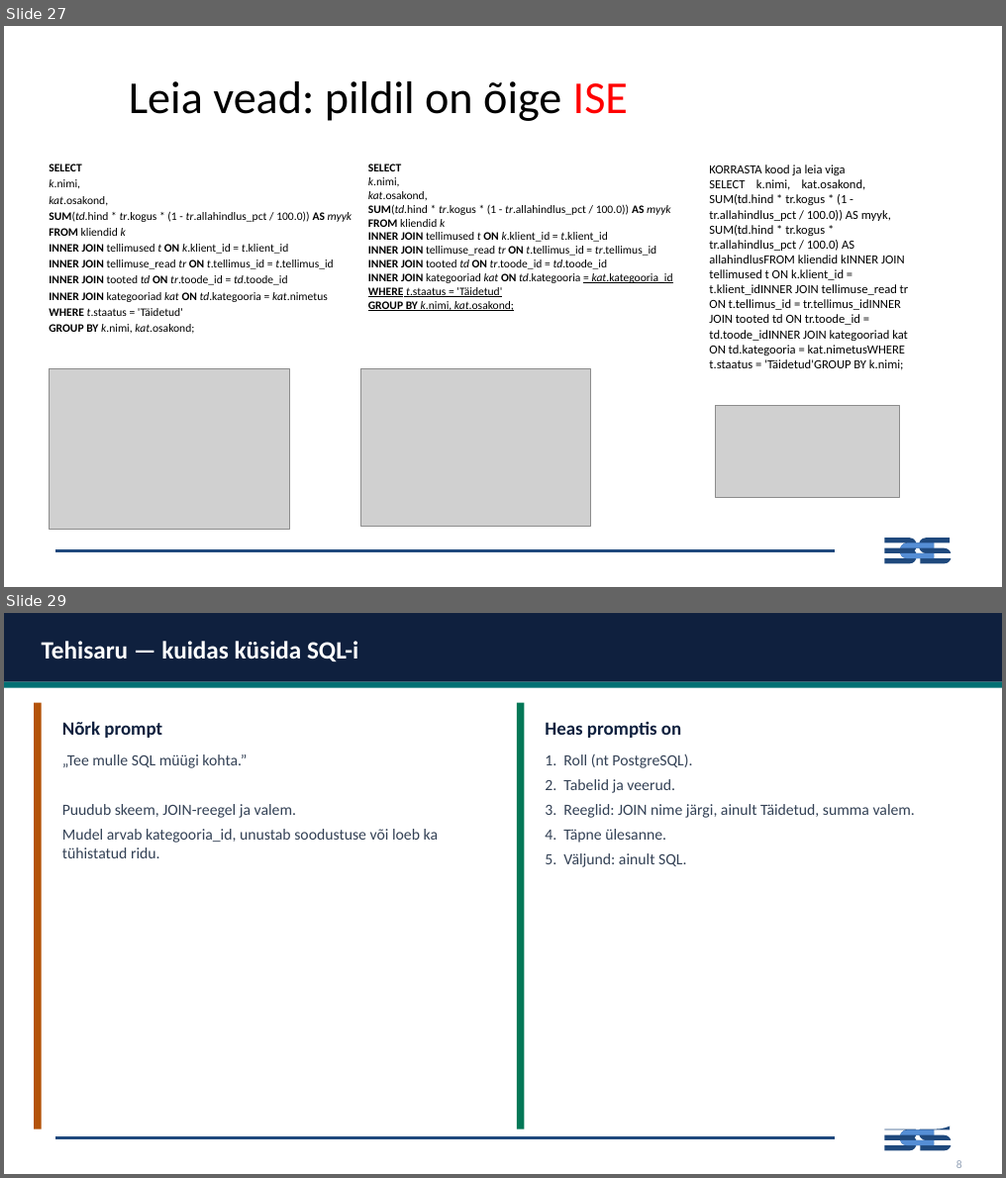
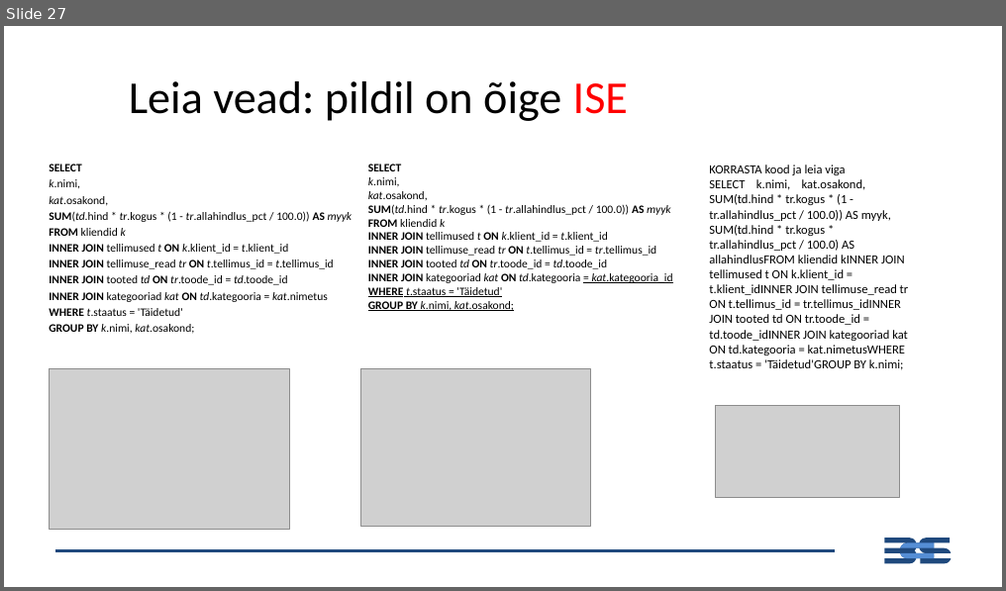
Before and after one commit to emilieabel/andmetarkus, a slide deck: Materjalid/Day8 SQL/8-paev-andmetarkus-esitlus.pptx. Shown one above the other, each under a label of ours: slides 27 and 29 before the commit, slide 27 after it; the slides between them are not shown. The pictures are 1006x1178 and 1006x591 pixels, drawn with LibreOffice and Linux fonts; fonts in the diff are those of the drawing; grey boxes stand for pictures. Boxes give left, top, right and bottom in pixels: in the first picture for what was removed or moved away, otherwise in the second. Text is boxed around its words. In the diff, an @@ line names an element or a change of style, - is before the commit and + after.

```diff
--- a/Materjalid/Day8 SQL/8-paev-andmetarkus-esitlus.pptx
+++ b/Materjalid/Day8 SQL/8-paev-andmetarkus-esitlus.pptx
@@ slide 29 removed at <box>4,613,1002,1174</box>, background #FFFFFF; not listed: 3 template elements that a slide beside it also shows @@
@@ rectangle removed at <box>4,613,1002,682</box> @@
@@ text removed at <box>42,641,358,663</box> @@
-Tehisaru — kuidas küsida SQL-i
@@ rectangle removed at <box>4,682,1002,688</box> @@
@@ rounded rectangle removed at <box>34,703,498,1130</box> @@
@@ rectangle removed at <box>34,703,42,1130</box> @@
@@ text removed at <box>62,721,162,738</box> @@
-Nõrk prompt
@@ rounded rectangle removed at <box>517,703,969,1130</box> @@
@@ rectangle removed at <box>517,703,525,1130</box> @@
@@ text removed at <box>545,721,681,738</box> @@
-Heas promptis on
@@ text removed at <box>62,755,438,859</box> @@
-„Tee mulle SQL müügi kohta.”
-Puudub skeem, JOIN-reegel ja valem.
-Mudel arvab kategooria_id, unustab soodustuse või loeb ka tühistatud ridu.
@@ text removed at <box>545,754,915,867</box> @@
-1. Roll (nt PostgreSQL).
-2. Tabelid ja veerud.
-3. Reeglid: JOIN nime järgi, ainult Täidetud, summa valem.
-4. Täpne ülesanne.
-5. Väljund: ainult SQL.
@@ text removed at <box>956,1160,962,1168</box> @@
-8
```
Also in this commit, not shown: 1 slide changed, 12 other slides removed, 11 other files.
